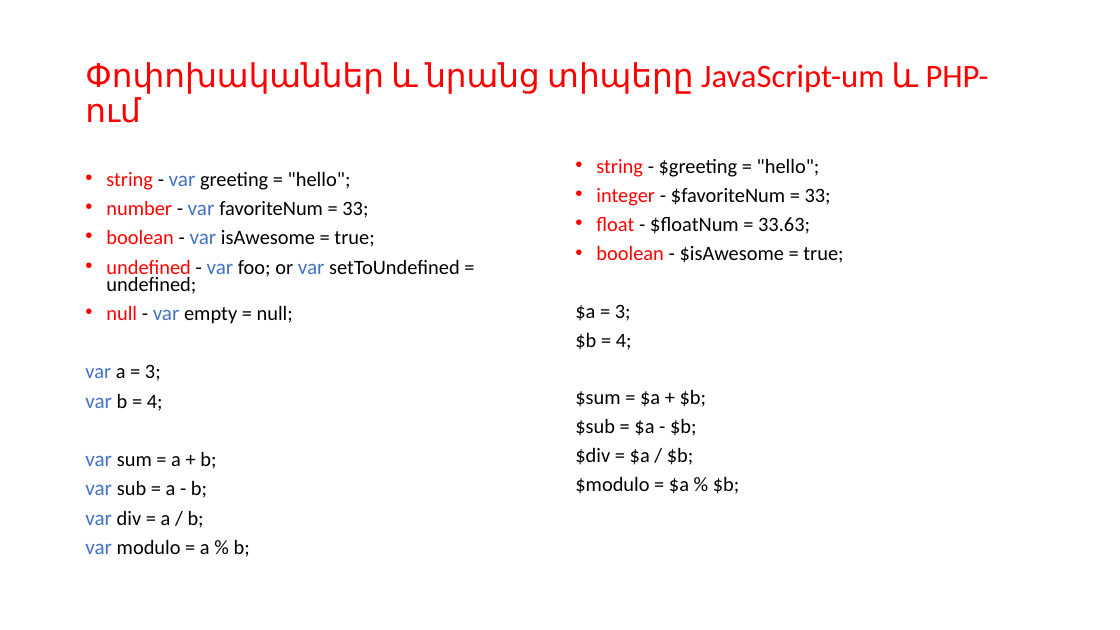
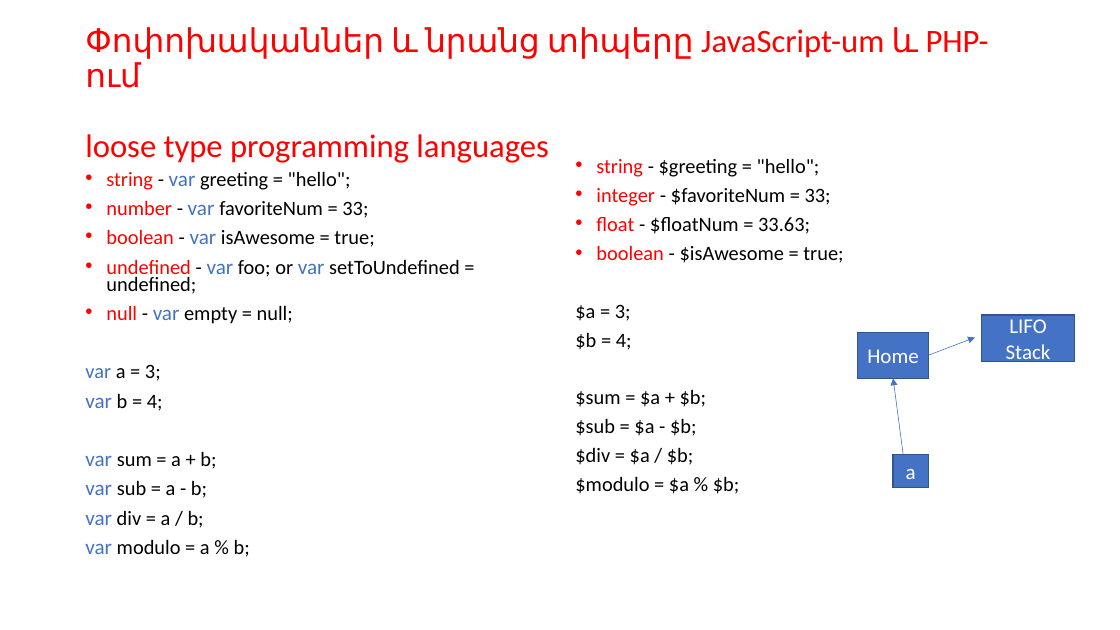
Before and after one commit to gevorgdarbinyan/Training, a slide deck: slide 17 of 2/Web ծրագրավորման դասընթաց - Դաս 2.pptx (slide 16 before the commit). Drawn at 1120x630 pixels with LibreOffice and Linux fonts; fonts in the diff are those of the drawing. Boxes give left, top, right and bottom in pixels: in the first picture for what was removed or moved away, otherwise in the second. Text is boxed around its words. In the diff, an @@ line names an element or a change of style, - is before the commit and + after.

```diff
--- a/2/Web ծրագրավորման դասընթաց - Դաս 2.pptx
+++ b/2/Web ծրագրավորման դասընթաց - Դաս 2.pptx
@@ title at bbox=[85, 27, 989, 163]: text changed @@
-Փոփոխականներ և նրանց տիպերը JavaScript-um և PHP-ում
+Փոփոխականներ և նրանց տիպերը JavaScript-um և PHP-ում
+loose type programming languages
@@ rectangle added at bbox=[981, 315, 1075, 361], fill #4472C4, outline #325491 1 pt, 18 pt, text #FFFFFF @@
+LIFO
+Stack
@@ rectangle added at bbox=[858, 333, 928, 379], fill #4472C4, outline #325491 1 pt, 18 pt, text #FFFFFF @@
+Home
@@ arrow added from (928, 355) to (975, 338), #4472C4 0.5 pt @@
@@ arrow added from (903, 455) to (893, 378), #4472C4 0.5 pt @@
@@ rectangle added at bbox=[893, 455, 928, 487], fill #4472C4, outline #325491 1 pt, 18 pt, text #FFFFFF @@
+a
```
Also in this commit, not shown: 1 other slide changed, 1 slide added, 2 other files.
